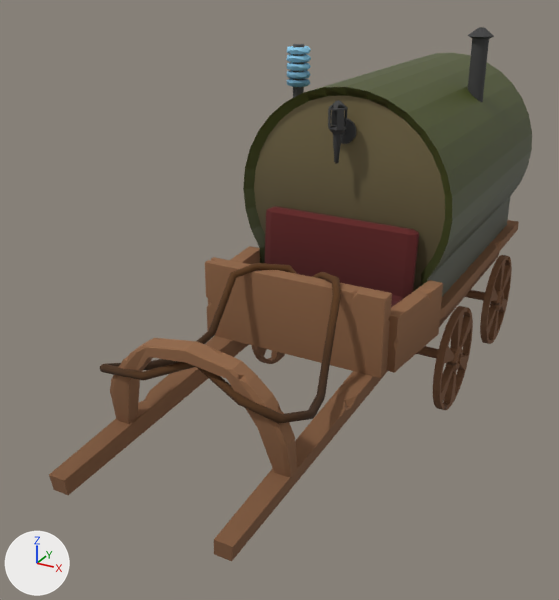
The FBX model Assets/Models/Caravan.fbx: old version first, new version second.
One viewpoint serves both versions: a 50 mm lens placed at (4.19, -11.51, 6.29), pointed at (-0.53, -2.91, 1.99). Arrows for +X, +Y and +Z are at lower left; the lights stay in place. The older version comes first. Where no turn or scale is listed for an object, it has been applied to the vertices. Vertices at exactly the same position are counted once.

The first picture shows 'BackLeftWheel', 'Chimey', 'Cube.001', 'FrontLeftWheel', 'Lamp', 'Rope', 'Shell', 'TeslaCoil', 'WoodBody' and 4 more.
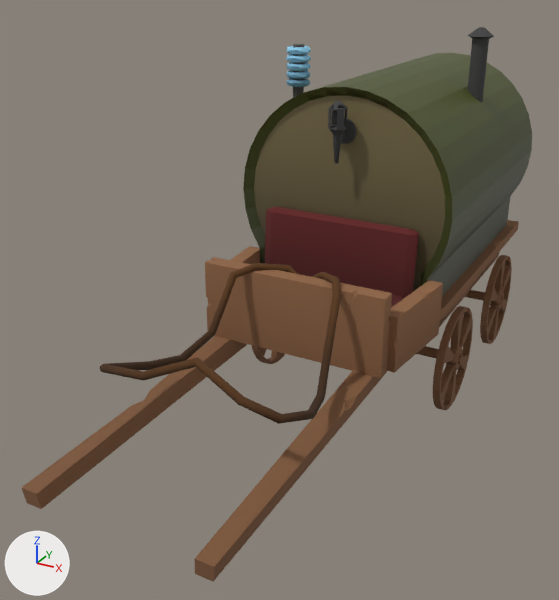
Pixel boxes [x1, y1, x2, y2] of what changed, in the pictures (559 x 600 px; the box of a moved part takes in the faces that stretch with it):
'WoodBody', reshaped
    before: [49, 206, 519, 561]
    after: [21, 206, 519, 581]
part 1 of me_cube_009, deleted (brown)
    before: [110, 338, 297, 478]
part 2 of me_cube_009, moved or reshaped
    before: [49, 339, 249, 495]
    after: [21, 339, 247, 509]
part 3 of me_cube_009, moved or reshaped
    before: [214, 371, 388, 561]
    after: [194, 370, 387, 581]

Patch to the scene script:
```diff
--- a/Assets/Models/Caravan.fbx.py
+++ b/Assets/Models/Caravan.fbx.py
@@ me_cube_009 @@
 # used by ob_woodbody; location = (0.0, 0.0, 0.0)
 # verts and faces of me_cube_009; kept vertices keep their numbers, new ones are numbered from 295
 # before: 100 (-1.09, -6.82, 1.2) at pixel (53, 489), 101 (-0.89, -6.82, 1.2) at pixel (68, 495), 102 (-0.9, -6.83, 1.39) at pixel (63, 480), 103 (-1.11, -6.83, 1.39) at pixel (48, 474)
 # before: 112 (1.11, -6.82, 1.2) at pixel (231, 561), 113 (0.91, -6.82, 1.2) at pixel (213, 554), 114 (0.93, -6.83, 1.39) at pixel (213, 539), 116 (1.14, -6.83, 1.39) at pixel (232, 546)
-me_cube_009.from_pydata(...)  # 295 vertices, 389 faces; spans x -1.43..1.45, y -6.83..2.65, z 0.94..3.06
+me_cube_009.from_pydata(...)  # 208 vertices, 301 faces; spans x -1.43..1.45, y -7.18..2.65, z 0.94..3.06
+# me_cube_009 part 1: the loose piece of 87 vertices spanning x -1.12..1.16, y -5.88..-5.59, z 1.45..2.71 is deleted
+# me_cube_009 part 2
+verts[100] = (-1.11, -7.16, 1.26)  # moved, pixel (26, 502)
+verts[101] = (-0.92, -7.16, 1.26)  # moved, pixel (41, 508)
+verts[102] = (-0.93, -7.18, 1.45)  # moved, pixel (36, 493)
+verts[103] = (-1.14, -7.18, 1.45)  # moved, pixel (21, 487)
+# me_cube_009 part 3
+verts[112] = (1.14, -7.16, 1.26)  # moved, pixel (213, 581)
+verts[113] = (0.94, -7.16, 1.26)  # moved, pixel (194, 573)
+verts[114] = (0.95, -7.18, 1.45)  # moved, pixel (194, 558)
+verts[116] = (1.16, -7.18, 1.45)  # moved, pixel (214, 566)
 me_cube_009.materials.append(mat_basecolor)
```
